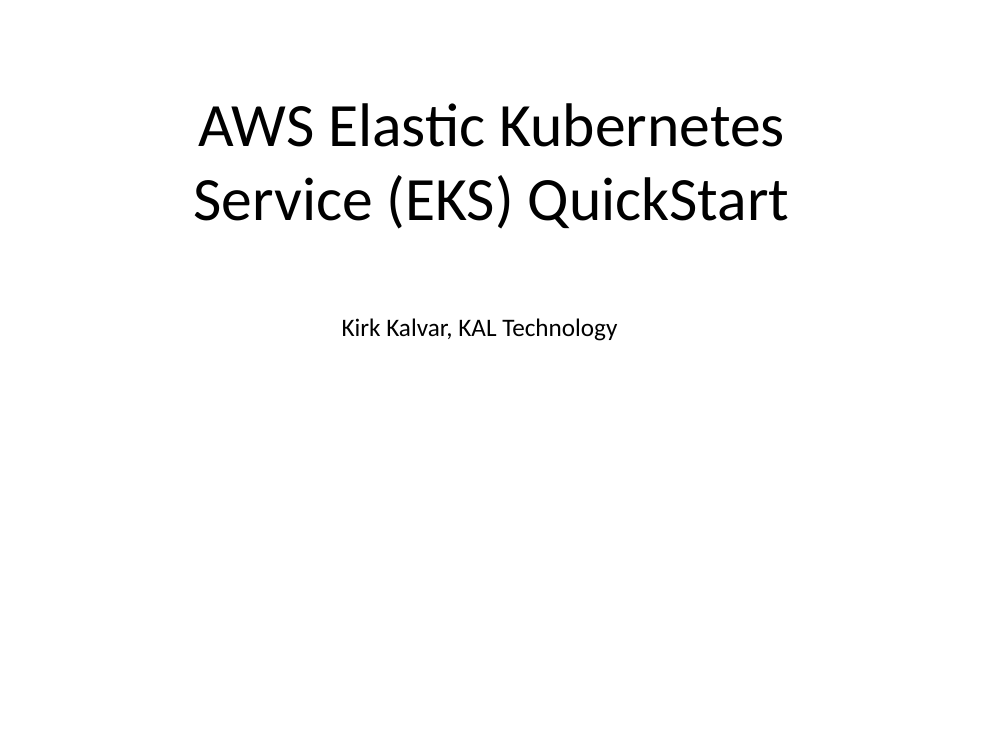
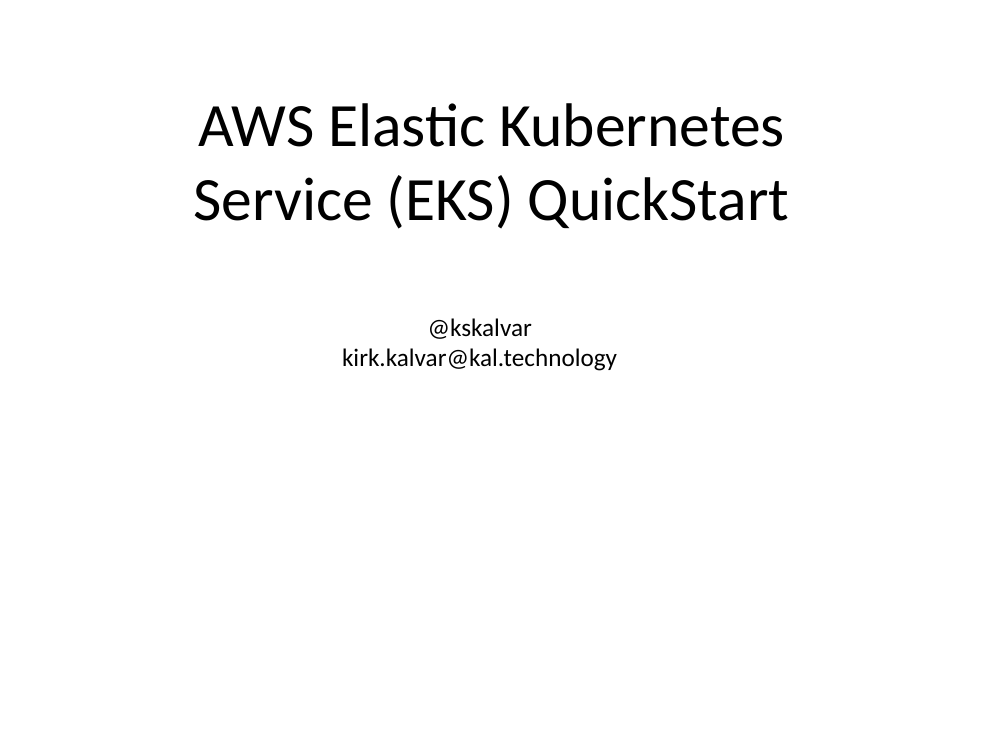
Before and after one commit to kskalvar/aws-eks-cluster-quickstart, a slide deck: slide 1 of slides/AWS-EKS-Cluster-Quickstart.pptx. Drawn at 1008x756 pixels with LibreOffice and Linux fonts; fonts in the diff are those of the drawing; background and template pictures are left out. Boxes give left, top, right and bottom in pixels: in the first picture for what was removed or moved away, otherwise in the second. Text is boxed around its words. In the diff, an @@ line names an element or a change of style, - is before the commit and + after.

```diff
--- a/slides/AWS-EKS-Cluster-Quickstart.pptx
+++ b/slides/AWS-EKS-Cluster-Quickstart.pptx
@@ text at [342,318,617,371]: text changed @@
-Kirk Kalvar, KAL Technology
+@kskalvar
+kirk.kalvar@kal.technology
```
Also in this commit, not shown: 2 other slides changed.
